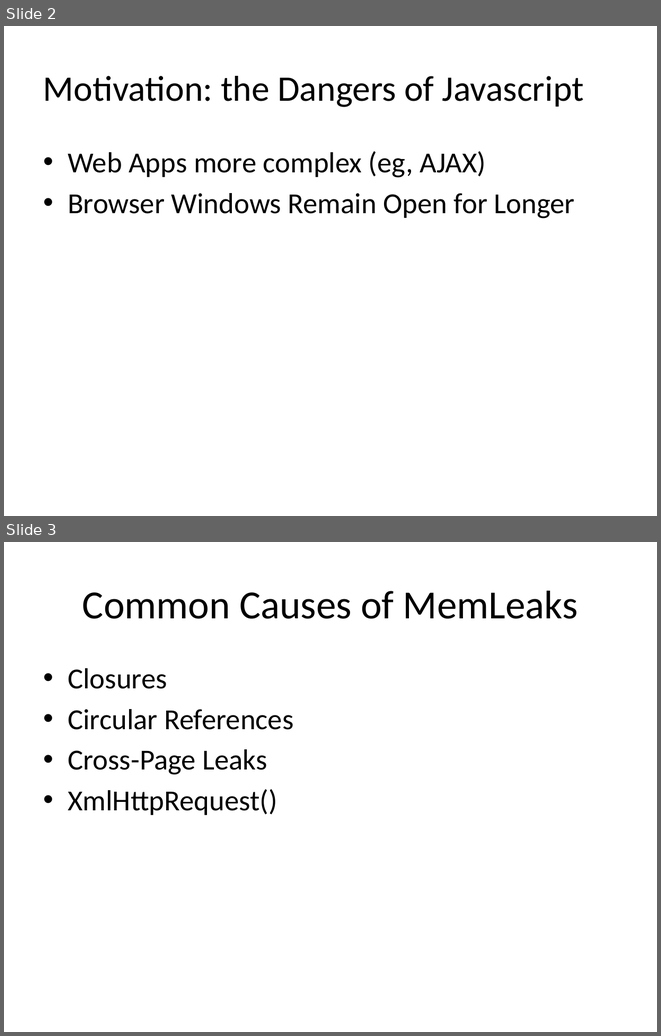
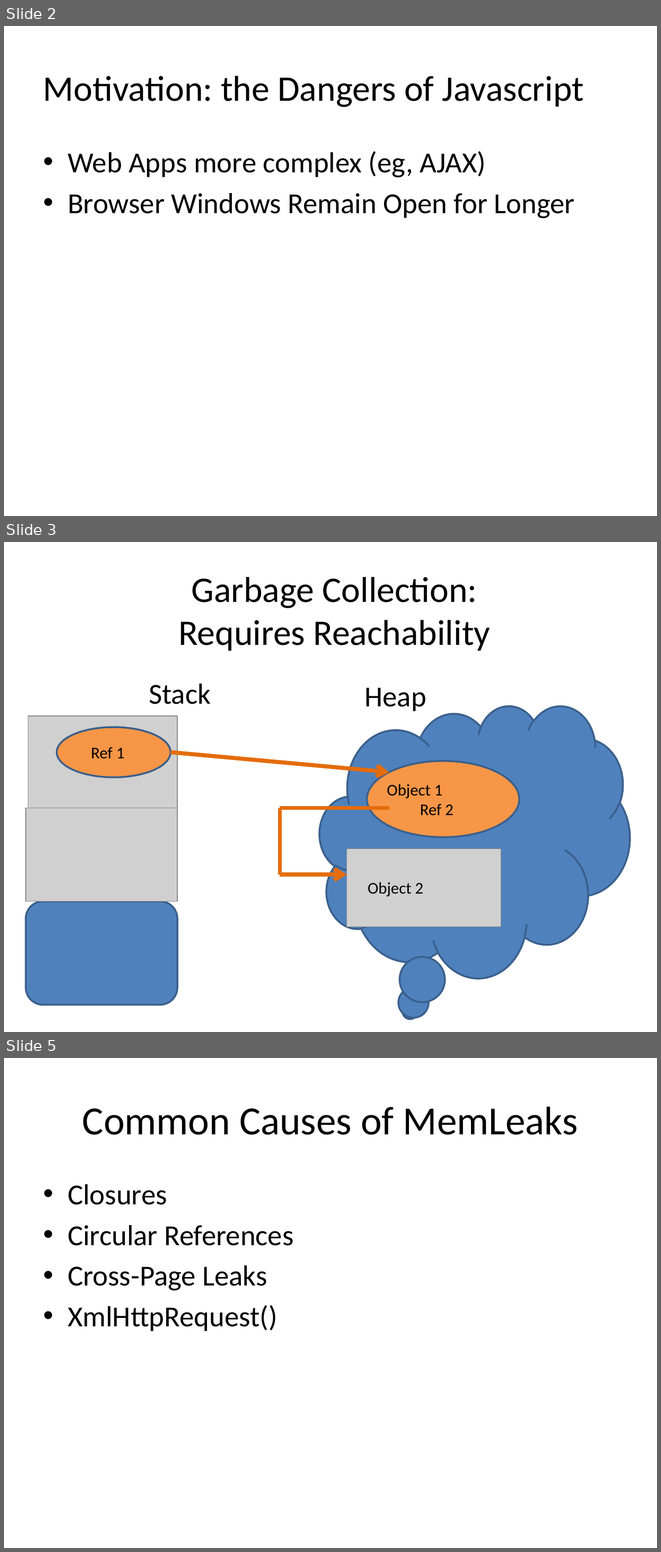
Before and after one commit to pbl2108/E6121_FinalProject, a slide deck: javascriptSlideshow.pptx. Shown one above the other, each under a label of ours: slides 2 and 3 before the commit, slides 2, 3 and 5 after it; the slides between them are not shown. The pictures are 661x1036 and 661x1552 pixels, drawn with LibreOffice and Linux fonts; fonts in the diff are those of the drawing; grey boxes stand for pictures. Boxes give left, top, right and bottom in pixels: in the first picture for what was removed or moved away, otherwise in the second. Text is boxed around its words. In the diff, an @@ line names an element or a change of style, - is before the commit and + after.

```diff
--- a/javascriptSlideshow.pptx
+++ b/javascriptSlideshow.pptx
@@ slide 3 added at box(4, 542, 657, 1032), background #FFFFFF @@
@@ title added at box(178, 577, 491, 651), 39.6 pt, text #000000 @@
+Garbage Collection:
+Requires Reachability
@@ text added at box(149, 684, 211, 704), 32 pt, text #000000 @@
+Stack
@@ text added at box(365, 688, 426, 711), 32 pt, text #000000 @@
+Heap
@@ picture added at box(28, 716, 178, 808) @@
@@ thought cloud added at box(319, 705, 629, 978), fill #4F81BD, outline #3A5F8C 2 pt @@
@@ ellipse added at box(57, 727, 170, 777), fill #F79646, outline #3A5F8C 2 pt @@
@@ text added at box(91, 747, 125, 759), 18 pt, text #000000 @@
+Ref 1
@@ arrow added from (170, 752) to (389, 772), #E46C0A 4.5 pt @@
@@ ellipse added at box(367, 761, 519, 837), fill #F79646, outline #3A5F8C 2 pt @@
@@ text added at box(387, 784, 453, 815), 18 pt, text #000000 @@
+Object 1
+Ref 2
@@ picture added at box(26, 808, 177, 901) @@
@@ line added from (389, 808) to (280, 808), #E46C0A 4.5 pt @@
@@ line added from (280, 808) to (280, 874), #E46C0A 4.5 pt @@
@@ picture added at box(347, 849, 501, 927) @@
@@ arrow added from (280, 874) to (347, 874), #E46C0A 4.5 pt @@
@@ text added at box(368, 882, 424, 897), 18 pt, text #000000 @@
+Object 2
@@ rounded rectangle added at box(26, 901, 177, 1004), fill #4F81BD, outline #3A5F8C 2 pt @@
@@ what was slide 3 is now slide 5 @@
```
Also in this commit, not shown: 2 other slides added.
